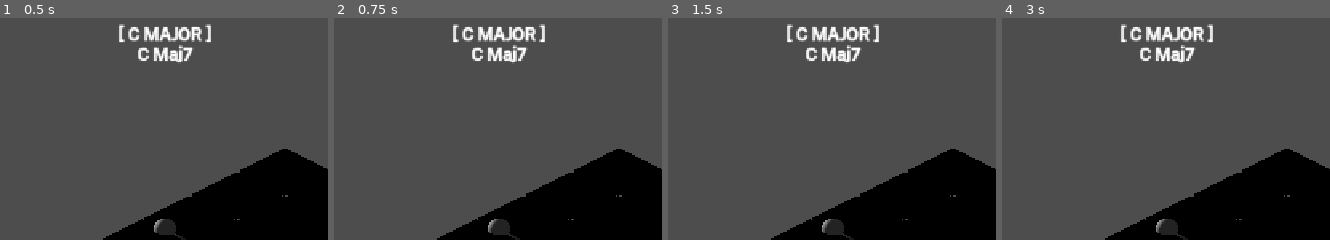
Above: before the commit, frames 1-4 (left to right).
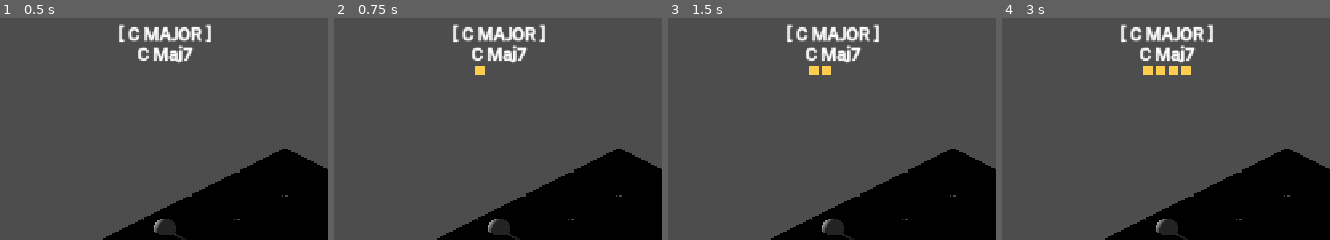
Above: after the commit, the same moments.

Repository: fruitshoo/eartrainer
Game: Godot game, scene res://scenes/main/main.tscn
Two runs of this game, one before a commit and one after it. Both use one fixed random seed, a clock stepped at 60 frames per second and the inputs below. The project has no main scene, so this scene is started directly.
Inputs:
- Up to frame 1 (0.5 s): no input
- Up to frame 2 (0.75 s): click "Play" at 0.5 s
- Up to frame 3 (1.5 s): click "slot 1" at 1.25 s
- Up to frame 4 (3 s): click "slot 2" at 2 s; click "slot 3" at 2.75 s
The pictures show only the part of the screen within x 14-64%, y 0-50%; the shares and areas given below are measured in that part.

Frame 1 is identical in both runs. In frame 2, 0.1% of the frame differs, in the area x 42-47%, y 21-26%; in frame 3, 0.2%; in frame 4, 0.5%, in the area x 42-58%, y 21-26%.
Error before the commit: Invalid access to property or key 'last_string' on a base object of type 'Nil'. (res://scenes/player/player.gd:30)
Error after the commit: Parse Error: Cannot infer the type of "t" variable because the value doesn't have a set type. (res://core/audio_engine.gd:80)

Commit message:
audio: add synchronized metronome sound with beat accent

Diff:
--- a/core/audio_engine.gd
+++ b/core/audio_engine.gd
@@ -1,14 +1,46 @@
+# audio_engine.gd
+# 오디오 엔진 싱글톤 - 기타 음 및 메트로놈 재생
 extends Node
 
-# 준비물: res://assets/audio/ 폴더에 'E2.wav' (6번줄 개방현 소리) 하나를 넣어주세요.
+# ============================================================
+# CONSTANTS
+# ============================================================
+const METRONOME_ACCENT_PITCH := 1.5 # 1박 강조 피치 배율
+const METRONOME_NORMAL_PITCH := 1.0 # 일반 박자 피치
+const METRONOME_DURATION := 0.03 # 클릭 지속 시간 (초)
+const METRONOME_FREQUENCY_ACCENT := 1200.0 # 1박 주파수 (Hz)
+const METRONOME_FREQUENCY_NORMAL := 800.0 # 일반 박자 주파수 (Hz)
+
+# ============================================================
+# RESOURCES
+# ============================================================
 var base_sample = preload("res://assets/audio/E2.wav")
 
+# ============================================================
+# LIFECYCLE
+# ============================================================
 func _ready() -> void:
 	EventBus.tile_clicked.connect(_on_tile_clicked)
+	EventBus.beat_updated.connect(_on_beat_updated)
 
+# ============================================================
+# SIGNAL HANDLERS
+# ============================================================
 func _on_tile_clicked(midi_note: int, _string_index: int, _modifiers: Dictionary) -> void:
 	play_note(midi_note)
 
+func _on_beat_updated(beat_index: int, _total_beats: int) -> void:
+	if beat_index < 0:
+		return # 시퀀서 정지 시
+	if not GameManager.is_metronome_enabled:
+		return
+
+	var is_accent := (beat_index == 0)
+	play_metronome(is_accent)
+
+# ============================================================
+# PUBLIC API - 기타 음 재생
+# ============================================================
 func play_note(midi_note: int) -> void:
 	var player = AudioStreamPlayer.new()
 	add_child(player)
@@ -16,11 +48,41 @@
 	player.stream = base_sample
 
 	# MIDI 번호 차이를 이용해 피치 계산 (E2 = 40)
-	# 반음당 2^(1/12) 배의 피치 변화
 	var pitch_relative = midi_note - 40
 	player.pitch_scale = pow(2.0, pitch_relative / 12.0)
 
 	player.play()
+	player.finished.connect(player.queue_free)
 
-	# 재생이 끝나면 노드 자동 삭제
-	player.finished.connect(player.queue_free)
+# ============================================================
+# PUBLIC API - 메트로놈 재생
+# ============================================================
+func play_metronome(is_accent: bool) -> void:
+	var player = AudioStreamPlayer.new()
+	add_child(player)
+
+	# 합성 클릭 사운드 생성
+	var generator = AudioStreamGenerator.new()
+	generator.mix_rate = 44100.0
+	player.stream = generator
+
+	var frequency := METRONOME_FREQUENCY_ACCENT if is_accent else METRONOME_FREQUENCY_NORMAL
+	var volume := 0.3 if is_accent else 0.2
+
+	player.volume_db = linear_to_db(volume)
+	player.play()
+
+	# 짧은 사인파 생성
+	var playback: AudioStreamGeneratorPlayback = player.get_stream_playback()
+	var sample_count := int(generator.mix_rate * METRONOME_DURATION)
+
+	for i in range(sample_count):
+		var t := float(i) / generator.mix_rate
+		var sample := sin(TAU * frequency * t)
+		# 빠른 페이드 아웃 (엔벨로프)
+		var envelope := 1.0 - (float(i) / sample_count)
+		playback.push_frame(Vector2(sample * envelope, sample * envelope))
+
+	# 재생 완료 후 삭제
+	await get_tree().create_timer(METRONOME_DURATION + 0.05).timeout
+	player.queue_free()
--- a/core/game_manager.gd
+++ b/core/game_manager.gd
@@ -31,6 +31,9 @@
 	set(value):
 		show_hints = value
 		settings_changed.emit()
+
+var is_metronome_enabled: bool = true # 메트로놈 소리 켜기/끄기
+
 
 # ============================================================
 # STATE VARIABLES - 현재 코드
--- a/ui/hud/hud_manager.tscn
+++ b/ui/hud/hud_manager.tscn
@@ -49,3 +49,9 @@
 text = "현재 Chord 표시"
 label_settings = ExtResource("2_dnfae")
 horizontal_alignment = 1
+
+[node name="BeatContainer" type="HBoxContainer" parent="MainContainer/InfoPanel/VBoxContainer" unique_id=2141948552]
+unique_name_in_owner = true
+layout_mode = 2
+size_flags_horizontal = 4
+size_flags_vertical = 4
